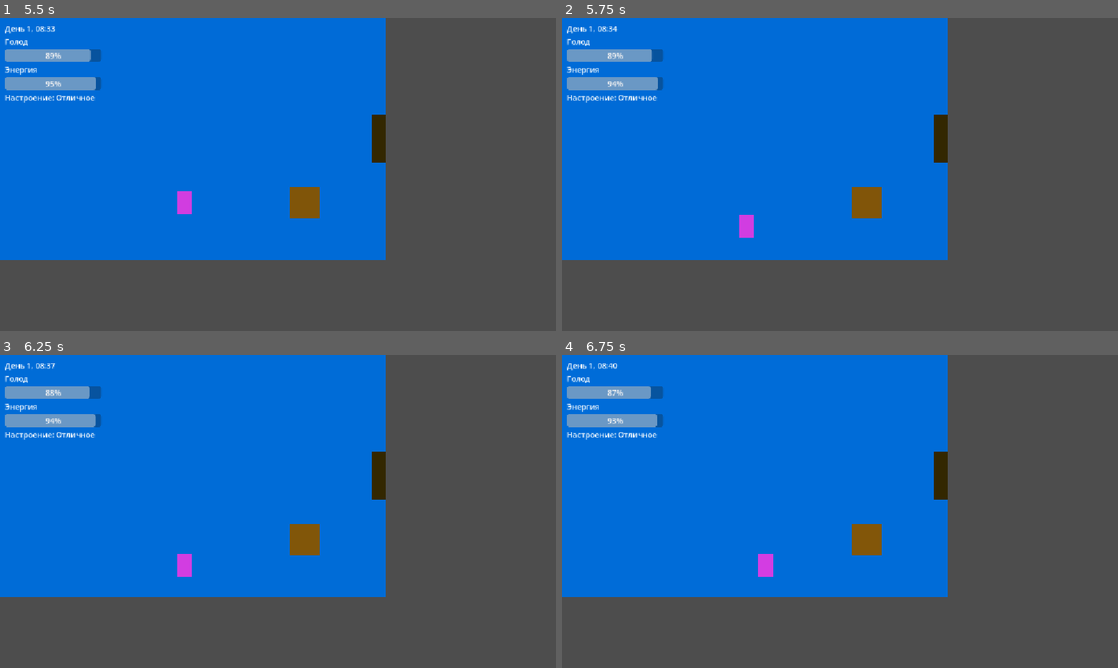
Above: before the commit, frames 1-4 (two rows, left to right).
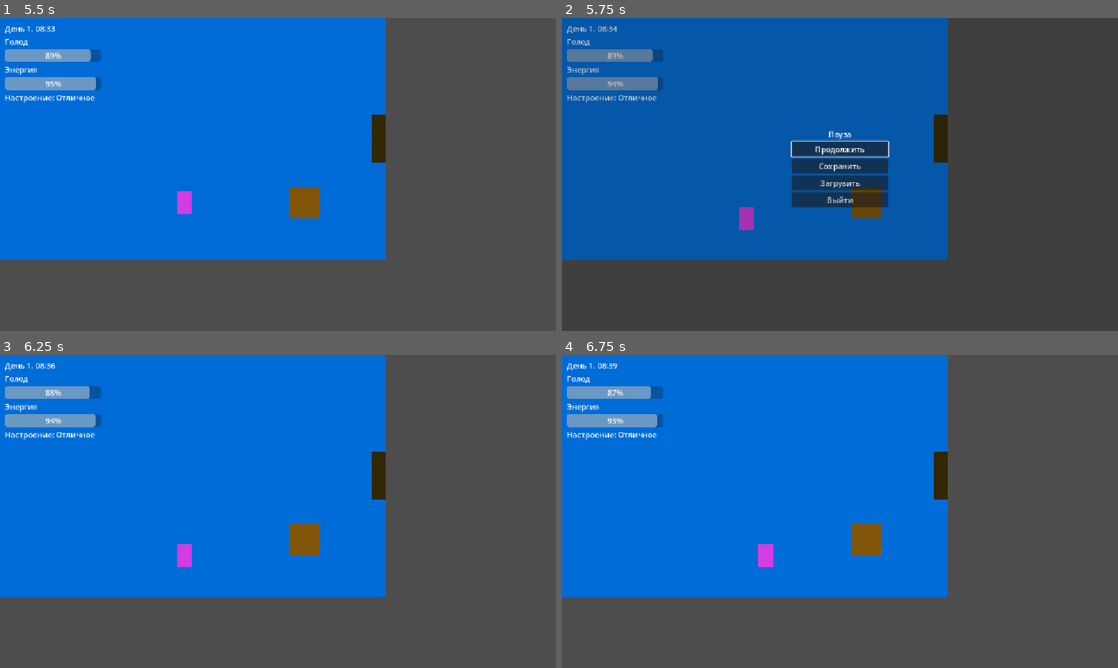
Above: after the commit, the same moments.

Repository: gamerpro3245/life-sim
Game: Godot game, scene res://scenes/main.tscn
Same seed, same stepped clock (60 frames per second), same inputs: the game is played once before the commit and once after it.
Inputs (mouse positions are in pixels of both pictures, inside the frame that each line leads up to):
- Up to frame 1 (5.5 s): hold Right (ui_right) 0.53-1.28 s; hold E (interact) 0.53-1.28 s; hold Down (ui_down) 1.28-2.03 s; tap E (interact) at 1.35, 2.85, 4.35 s; hold Right (ui_right) 2.03-2.78 s; hold E (interact) 2.03-2.78 s; hold Up (ui_up) 2.78-3.53 s; hold E (interact) 3.53-4.28 s; hold Left (ui_left) 3.53-5.03 s; tap L (load_game) at 4.15 s; tap K (save_game) at 4.9 s; hold Down (ui_down) from 5.03 s (still down); hold E (interact) from 5.03 s (still down)
- Up to frame 2 (5.75 s): keep holding Down (ui_down); keep holding E (interact); tap Escape (ui_cancel) at 5.65 s
- Up to frame 3 (6.25 s): release Down (ui_down) at 5.75 s; release E (interact) at 5.75 s; click (278, 486) at 5.75 s, where only the run after the commit has a clickable "Продолжить"
- Up to frame 4 (6.75 s): tap Enter at 6.5 s; hold Right (ui_right) from 6.53 s (still down); tap E (interact) at 6.6 s

Frame 1 is identical in both runs. In frame 2, 53% of the frame differs, in the area x 0-70%, y 0-78%; in frame 3, 0.2%; in frame 4, 0.2%.

Commit message:
Add pause menu and WASD

Diff:
--- a/life-sim/scenes/main.tscn
+++ b/life-sim/scenes/main.tscn
@@ -4,6 +4,7 @@
 [ext_resource type="PackedScene" uid="uid://bfhd5k1tbfnq2" path="res://scenes/player.tscn" id="2_tbgi4"]
 [ext_resource type="Script" uid="uid://dj8cmcv3e45gr" path="res://scripts/hud.gd" id="3_tefeu"]
 [ext_resource type="Script" uid="uid://c5mj82ijhhs6d" path="res://scripts/day_night.gd" id="4_o6xl0"]
+[ext_resource type="Script" uid="uid://cc08x4khq43ks" path="res://scripts/pause_menu.gd" id="5_tbgi4"]
 
 [node name="Main" type="Node2D" unique_id=616784210]
 script = ExtResource("1_jyhfs")
@@ -48,3 +49,50 @@
 
 [node name="DayNight" type="CanvasModulate" parent="." unique_id=767825786]
 script = ExtResource("4_o6xl0")
+
+[node name="PauseMenu" type="CanvasLayer" parent="." unique_id=323593230]
+process_mode = 3
+script = ExtResource("5_tbgi4")
+
+[node name="Dim" type="ColorRect" parent="PauseMenu" unique_id=1303665173]
+anchors_preset = 15
+anchor_right = 1.0
+anchor_bottom = 1.0
+grow_horizontal = 2
+grow_vertical = 2
+color = Color(0.08235294, 0.08235294, 0.08235294, 0.23529412)
+
+[node name="Center" type="CenterContainer" parent="PauseMenu" unique_id=2082273246]
+anchors_preset = 15
+anchor_right = 1.0
+anchor_bottom = 1.0
+grow_horizontal = 2
+grow_vertical = 2
+
+[node name="Buttons" type="VBoxContainer" parent="PauseMenu/Center" unique_id=661685542]
+custom_minimum_size = Vector2(200, 0)
+layout_mode = 2
+
+[node name="TitleLabel" type="Label" parent="PauseMenu/Center/Buttons" unique_id=426091033]
+layout_mode = 2
+text = "Пауза"
+horizontal_alignment = 1
+
+[node name="ResumeButton" type="Button" parent="PauseMenu/Center/Buttons" unique_id=794723108]
+layout_mode = 2
+text = "Продолжить"
+
+[node name="SaveButton" type="Button" parent="PauseMenu/Center/Buttons" unique_id=1944646746]
+layout_mode = 2
+text = "Сохранить"
+
+[node name="LoadButton" type="Button" parent="PauseMenu/Center/Buttons" unique_id=1939882359]
+layout_mode = 2
+text = "Загрузить"
+
+[node name="QuitButton" type="Button" parent="PauseMenu/Center/Buttons" unique_id=883858906]
+layout_mode = 2
+text = "Выйти"
+
+[node name="StatusLabel" type="Label" parent="PauseMenu/Center/Buttons" unique_id=90777412]
+layout_mode = 2
--- /dev/null
+++ b/life-sim/scripts/pause_menu.gd
@@ -0,0 +1,37 @@
+extends CanvasLayer
+
+@onready var main = get_parent() # Родитель меню - сцена Main, у неё есть save_game и load_game
+@onready var status_label: Label = $Center/Buttons/StatusLabel
+@onready var resume_button: Button = $Center/Buttons/ResumeButton
+
+func _ready() -> void:
+	visible = false # Сначала меню скрыто
+	resume_button.pressed.connect(close_menu)
+	$Center/Buttons/SaveButton.pressed.connect(_on_save_pressed)
+	$Center/Buttons/LoadButton.pressed.connect(_on_load_pressed)
+	$Center/Buttons/QuitButton.pressed.connect(get_tree().quit)
+
+func _unhandled_input(event: InputEvent) -> void:
+	if event.is_action_pressed("ui_cancel"): # ui_cancel - встроенное действие, это клавиша Esc
+		if visible:
+			close_menu()
+		else:
+			open_menu()
+
+func open_menu() -> void:
+	visible = true
+	status_label.text = ""
+	get_tree().paused = true # Ставим всю игру на паузу: время, голод, движение
+	resume_button.grab_focus() # Выделяем первую кнопку, чтобы можно было ходить по меню клавишами
+
+func close_menu() -> void:
+	visible = false
+	get_tree().paused = false
+
+func _on_save_pressed() -> void:
+	main.save_game()
+	status_label.text = "Игра сохранена"
+
+func _on_load_pressed() -> void:
+	main.load_game()
+	close_menu()
Not shown, added: life-sim/scripts/pause_menu.gd.uid
Not shown, changed: README.md
